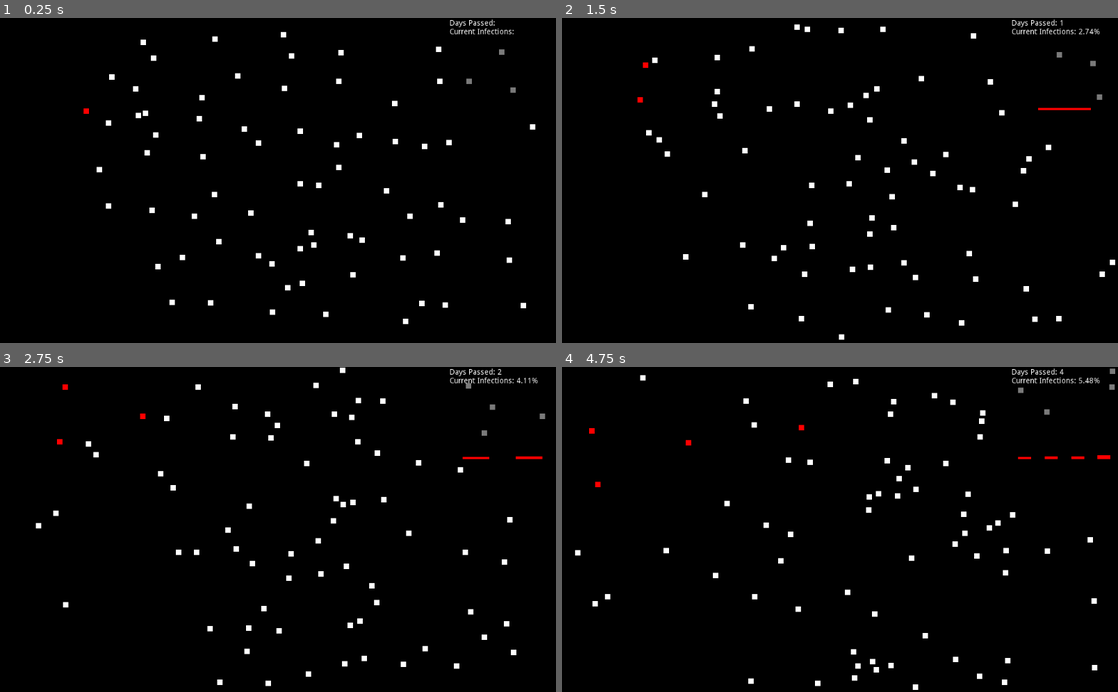
Above: before the commit, frames 1-4 (two rows, left to right).
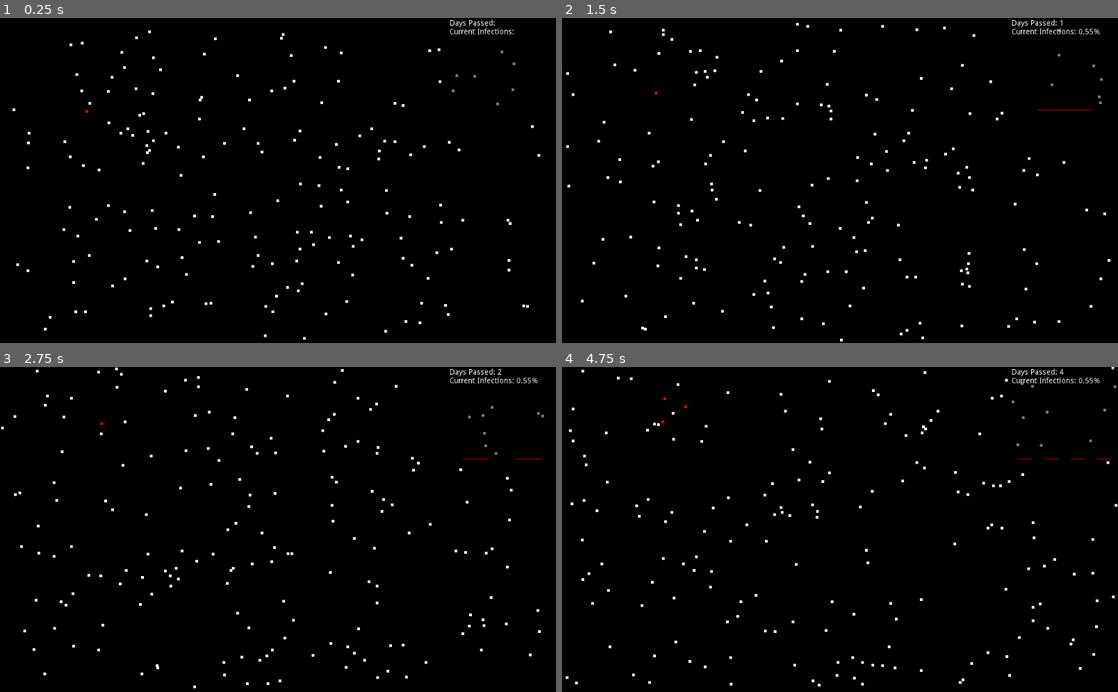
Above: after the commit, the same moments.

Repository: jonjondev/curve-flattener
Game: Godot game, scene res://main.tscn
The game is run twice, just before and just after one commit, with the same random seed, the same clock (stepped at 60 frames per second) and the same inputs.
Inputs:
- Up to frame 1 (0.25 s): no input
- Up to frame 2 (1.5 s): no input
- Up to frame 3 (2.75 s): no input
- Up to frame 4 (4.75 s): no input

The runs differ from the first frame. In frame 1, 1.7% of the frame differs, in the area x 2-98%, y 3-100%; in frame 2, 2.1%; in frame 3, 2.2%; in frame 4, 2.4%, in the area x 0-100%, y 0-100%.

Commit message:
Decreased node size, and increased instances

Diff:
--- a/main.tscn
+++ b/main.tscn
@@ -79,12 +79,69 @@
 [node name="Node10" parent="." instance=ExtResource( 1 )]
 position = Vector2( 406.968, 341.931 )
 
+[node name="Node89" parent="." instance=ExtResource( 1 )]
+position = Vector2( 65.5267, 247.77 )
+
+[node name="Node88" parent="." instance=ExtResource( 1 )]
+position = Vector2( 140.868, 227.164 )
+
+[node name="Node87" parent="." instance=ExtResource( 1 )]
+position = Vector2( 221.36, 157.618 )
+
+[node name="Node86" parent="." instance=ExtResource( 1 )]
+position = Vector2( 225.224, 76.4816 )
+
+[node name="Node92" parent="." instance=ExtResource( 1 )]
+position = Vector2( 48.5386, 186.571 )
+
+[node name="Node91" parent="." instance=ExtResource( 1 )]
+position = Vector2( 129.031, 117.025 )
+
+[node name="Node90" parent="." instance=ExtResource( 1 )]
+position = Vector2( 132.895, 35.8887 )
+
+[node name="Node85" parent="." instance=ExtResource( 1 )]
+position = Vector2( 278.026, 226.52 )
+
 [node name="Node19" parent="." instance=ExtResource( 1 )]
 position = Vector2( 811.906, 46.1211 )
 
 [node name="Node18" parent="." instance=ExtResource( 1 )]
 position = Vector2( 743.004, 136.272 )
 
+[node name="Node84" parent="." instance=ExtResource( 1 )]
+position = Vector2( 118.41, 365.873 )
+
+[node name="Node83" parent="." instance=ExtResource( 1 )]
+position = Vector2( 49.5081, 456.024 )
+
+[node name="Node82" parent="." instance=ExtResource( 1 )]
+position = Vector2( 127.425, 454.092 )
+
+[node name="Node81" parent="." instance=ExtResource( 1 )]
+position = Vector2( 164.129, 412.236 )
+
+[node name="Node80" parent="." instance=ExtResource( 1 )]
+position = Vector2( 72.6901, 552.615 )
+
+[node name="Node79" parent="." instance=ExtResource( 1 )]
+position = Vector2( 148.031, 532.009 )
+
+[node name="Node78" parent="." instance=ExtResource( 1 )]
+position = Vector2( 228.523, 462.463 )
+
+[node name="Node77" parent="." instance=ExtResource( 1 )]
+position = Vector2( 232.387, 381.327 )
+
+[node name="Node76" parent="." instance=ExtResource( 1 )]
+position = Vector2( 285.189, 531.365 )
+
+[node name="Node75" parent="." instance=ExtResource( 1 )]
+position = Vector2( 690.127, 235.555 )
+
+[node name="Node74" parent="." instance=ExtResource( 1 )]
+position = Vector2( 621.225, 325.706 )
+
 [node name="Node17" parent="." instance=ExtResource( 1 )]
 position = Vector2( 820.921, 134.34 )
 
@@ -267,3 +324,276 @@
 
 [node name="Node65" parent="." instance=ExtResource( 1 )]
 position = Vector2( 425.885, 191.995 )
+
+[node name="Node183" parent="." instance=ExtResource( 1 )]
+position = Vector2( 237.801, 198.725 )
+
+[node name="Node182" parent="." instance=ExtResource( 1 )]
+position = Vector2( 168.899, 288.876 )
+
+[node name="Node181" parent="." instance=ExtResource( 1 )]
+position = Vector2( 246.816, 286.944 )
+
+[node name="Node180" parent="." instance=ExtResource( 1 )]
+position = Vector2( 283.52, 245.088 )
+
+[node name="Node179" parent="." instance=ExtResource( 1 )]
+position = Vector2( 192.081, 385.467 )
+
+[node name="Node178" parent="." instance=ExtResource( 1 )]
+position = Vector2( 267.422, 364.861 )
+
+[node name="Node177" parent="." instance=ExtResource( 1 )]
+position = Vector2( 347.914, 295.315 )
+
+[node name="Node176" parent="." instance=ExtResource( 1 )]
+position = Vector2( 351.778, 214.179 )
+
+[node name="Node175" parent="." instance=ExtResource( 1 )]
+position = Vector2( 404.58, 364.217 )
+
+[node name="Node174" parent="." instance=ExtResource( 1 )]
+position = Vector2( 63.1389, 270.056 )
+
+[node name="Node173" parent="." instance=ExtResource( 1 )]
+position = Vector2( 138.48, 249.45 )
+
+[node name="Node172" parent="." instance=ExtResource( 1 )]
+position = Vector2( 218.972, 179.904 )
+
+[node name="Node171" parent="." instance=ExtResource( 1 )]
+position = Vector2( 222.836, 98.7679 )
+
+[node name="Node170" parent="." instance=ExtResource( 1 )]
+position = Vector2( 46.1508, 208.857 )
+
+[node name="Node169" parent="." instance=ExtResource( 1 )]
+position = Vector2( 126.643, 139.311 )
+
+[node name="Node168" parent="." instance=ExtResource( 1 )]
+position = Vector2( 130.507, 58.175 )
+
+[node name="Node167" parent="." instance=ExtResource( 1 )]
+position = Vector2( 275.638, 248.806 )
+
+[node name="Node166" parent="." instance=ExtResource( 1 )]
+position = Vector2( 809.518, 68.4074 )
+
+[node name="Node165" parent="." instance=ExtResource( 1 )]
+position = Vector2( 740.616, 158.558 )
+
+[node name="Node164" parent="." instance=ExtResource( 1 )]
+position = Vector2( 116.022, 388.159 )
+
+[node name="Node163" parent="." instance=ExtResource( 1 )]
+position = Vector2( 47.1203, 478.31 )
+
+[node name="Node162" parent="." instance=ExtResource( 1 )]
+position = Vector2( 125.037, 476.378 )
+
+[node name="Node161" parent="." instance=ExtResource( 1 )]
+position = Vector2( 161.741, 434.522 )
+
+[node name="Node160" parent="." instance=ExtResource( 1 )]
+position = Vector2( 70.3023, 574.901 )
+
+[node name="Node159" parent="." instance=ExtResource( 1 )]
+position = Vector2( 145.643, 554.295 )
+
+[node name="Node158" parent="." instance=ExtResource( 1 )]
+position = Vector2( 226.135, 484.749 )
+
+[node name="Node157" parent="." instance=ExtResource( 1 )]
+position = Vector2( 229.999, 403.613 )
+
+[node name="Node156" parent="." instance=ExtResource( 1 )]
+position = Vector2( 282.801, 553.651 )
+
+[node name="Node155" parent="." instance=ExtResource( 1 )]
+position = Vector2( 687.74, 257.841 )
+
+[node name="Node154" parent="." instance=ExtResource( 1 )]
+position = Vector2( 618.838, 347.992 )
+
+[node name="Node153" parent="." instance=ExtResource( 1 )]
+position = Vector2( 818.533, 156.626 )
+
+[node name="Node152" parent="." instance=ExtResource( 1 )]
+position = Vector2( 855.237, 114.77 )
+
+[node name="Node151" parent="." instance=ExtResource( 1 )]
+position = Vector2( 763.798, 255.149 )
+
+[node name="Node150" parent="." instance=ExtResource( 1 )]
+position = Vector2( 839.139, 234.543 )
+
+[node name="Node149" parent="." instance=ExtResource( 1 )]
+position = Vector2( 919.631, 164.997 )
+
+[node name="Node148" parent="." instance=ExtResource( 1 )]
+position = Vector2( 923.495, 83.8615 )
+
+[node name="Node147" parent="." instance=ExtResource( 1 )]
+position = Vector2( 976.298, 233.899 )
+
+[node name="Node146" parent="." instance=ExtResource( 1 )]
+position = Vector2( 505.443, 61.4011 )
+
+[node name="Node145" parent="." instance=ExtResource( 1 )]
+position = Vector2( 436.541, 151.552 )
+
+[node name="Node144" parent="." instance=ExtResource( 1 )]
+position = Vector2( 514.458, 149.62 )
+
+[node name="Node143" parent="." instance=ExtResource( 1 )]
+position = Vector2( 551.162, 107.764 )
+
+[node name="Node142" parent="." instance=ExtResource( 1 )]
+position = Vector2( 459.723, 248.143 )
+
+[node name="Node141" parent="." instance=ExtResource( 1 )]
+position = Vector2( 535.064, 227.537 )
+
+[node name="Node140" parent="." instance=ExtResource( 1 )]
+position = Vector2( 615.556, 157.991 )
+
+[node name="Node139" parent="." instance=ExtResource( 1 )]
+position = Vector2( 619.42, 76.8551 )
+
+[node name="Node138" parent="." instance=ExtResource( 1 )]
+position = Vector2( 672.222, 226.893 )
+
+[node name="Node137" parent="." instance=ExtResource( 1 )]
+position = Vector2( 804.614, 367.578 )
+
+[node name="Node136" parent="." instance=ExtResource( 1 )]
+position = Vector2( 735.712, 457.729 )
+
+[node name="Node135" parent="." instance=ExtResource( 1 )]
+position = Vector2( 813.629, 455.797 )
+
+[node name="Node134" parent="." instance=ExtResource( 1 )]
+position = Vector2( 850.333, 413.941 )
+
+[node name="Node133" parent="." instance=ExtResource( 1 )]
+position = Vector2( 758.894, 554.32 )
+
+[node name="Node132" parent="." instance=ExtResource( 1 )]
+position = Vector2( 834.235, 533.714 )
+
+[node name="Node131" parent="." instance=ExtResource( 1 )]
+position = Vector2( 914.727, 464.168 )
+
+[node name="Node130" parent="." instance=ExtResource( 1 )]
+position = Vector2( 918.591, 383.032 )
+
+[node name="Node129" parent="." instance=ExtResource( 1 )]
+position = Vector2( 971.393, 533.07 )
+
+[node name="Node128" parent="." instance=ExtResource( 1 )]
+position = Vector2( 595.124, 245.668 )
+
+[node name="Node127" parent="." instance=ExtResource( 1 )]
+position = Vector2( 526.223, 335.819 )
+
+[node name="Node126" parent="." instance=ExtResource( 1 )]
+position = Vector2( 604.14, 333.887 )
+
+[node name="Node125" parent="." instance=ExtResource( 1 )]
+position = Vector2( 640.843, 292.031 )
+
+[node name="Node124" parent="." instance=ExtResource( 1 )]
+position = Vector2( 549.404, 432.41 )
+
+[node name="Node123" parent="." instance=ExtResource( 1 )]
+position = Vector2( 624.745, 411.804 )
+
+[node name="Node122" parent="." instance=ExtResource( 1 )]
+position = Vector2( 705.237, 342.258 )
+
+[node name="Node121" parent="." instance=ExtResource( 1 )]
+position = Vector2( 709.101, 261.122 )
+
+[node name="Node120" parent="." instance=ExtResource( 1 )]
+position = Vector2( 761.903, 411.16 )
+
+[node name="Node119" parent="." instance=ExtResource( 1 )]
+position = Vector2( 345.699, 376.686 )
+
+[node name="Node118" parent="." instance=ExtResource( 1 )]
+position = Vector2( 276.797, 466.837 )
+
+[node name="Node117" parent="." instance=ExtResource( 1 )]
+position = Vector2( 354.714, 464.905 )
+
+[node name="Node116" parent="." instance=ExtResource( 1 )]
+position = Vector2( 391.418, 423.049 )
+
+[node name="Node115" parent="." instance=ExtResource( 1 )]
+position = Vector2( 299.979, 563.428 )
+
+[node name="Node114" parent="." instance=ExtResource( 1 )]
+position = Vector2( 375.32, 542.822 )
+
+[node name="Node113" parent="." instance=ExtResource( 1 )]
+position = Vector2( 455.812, 473.276 )
+
+[node name="Node112" parent="." instance=ExtResource( 1 )]
+position = Vector2( 459.676, 392.14 )
+
+[node name="Node111" parent="." instance=ExtResource( 1 )]
+position = Vector2( 512.478, 542.178 )
+
+[node name="Node110" parent="." instance=ExtResource( 1 )]
+position = Vector2( 553.787, 402.61 )
+
+[node name="Node109" parent="." instance=ExtResource( 1 )]
+position = Vector2( 484.885, 492.761 )
+
+[node name="Node108" parent="." instance=ExtResource( 1 )]
+position = Vector2( 562.802, 490.829 )
+
+[node name="Node107" parent="." instance=ExtResource( 1 )]
+position = Vector2( 599.506, 448.973 )
+
+[node name="Node106" parent="." instance=ExtResource( 1 )]
+position = Vector2( 508.067, 589.352 )
+
+[node name="Node105" parent="." instance=ExtResource( 1 )]
+position = Vector2( 583.408, 568.746 )
+
+[node name="Node104" parent="." instance=ExtResource( 1 )]
+position = Vector2( 663.9, 499.2 )
+
+[node name="Node103" parent="." instance=ExtResource( 1 )]
+position = Vector2( 667.764, 418.064 )
+
+[node name="Node102" parent="." instance=ExtResource( 1 )]
+position = Vector2( 720.566, 568.102 )
+
+[node name="Node101" parent="." instance=ExtResource( 1 )]
+position = Vector2( 256.718, 48.7897 )
+
+[node name="Node100" parent="." instance=ExtResource( 1 )]
+position = Vector2( 187.816, 138.941 )
+
+[node name="Node99" parent="." instance=ExtResource( 1 )]
+position = Vector2( 265.733, 137.009 )
+
+[node name="Node98" parent="." instance=ExtResource( 1 )]
+position = Vector2( 302.437, 95.1527 )
+
+[node name="Node97" parent="." instance=ExtResource( 1 )]
+position = Vector2( 210.998, 235.532 )
+
+[node name="Node96" parent="." instance=ExtResource( 1 )]
+position = Vector2( 286.339, 214.926 )
+
+[node name="Node95" parent="." instance=ExtResource( 1 )]
+position = Vector2( 366.831, 145.38 )
+
+[node name="Node94" parent="." instance=ExtResource( 1 )]
+position = Vector2( 370.695, 64.2437 )
+
+[node name="Node93" parent="." instance=ExtResource( 1 )]
+position = Vector2( 423.497, 214.282 )
--- a/node.tscn
+++ b/node.tscn
@@ -4,7 +4,7 @@
 [ext_resource path="res://node.gd" type="Script" id=2]
 
 [sub_resource type="CircleShape2D" id=1]
-radius = 5.06922
+radius = 2.51769
 
 [node name="Node" type="KinematicBody2D" groups=[
 "node",
@@ -12,7 +12,7 @@
 script = ExtResource( 2 )
 
 [node name="Sprite" type="Sprite" parent="."]
-scale = Vector2( 10, 10 )
+scale = Vector2( 5, 5 )
 texture = ExtResource( 1 )
 
 [node name="CollisionShape2D" type="CollisionShape2D" parent="."]
